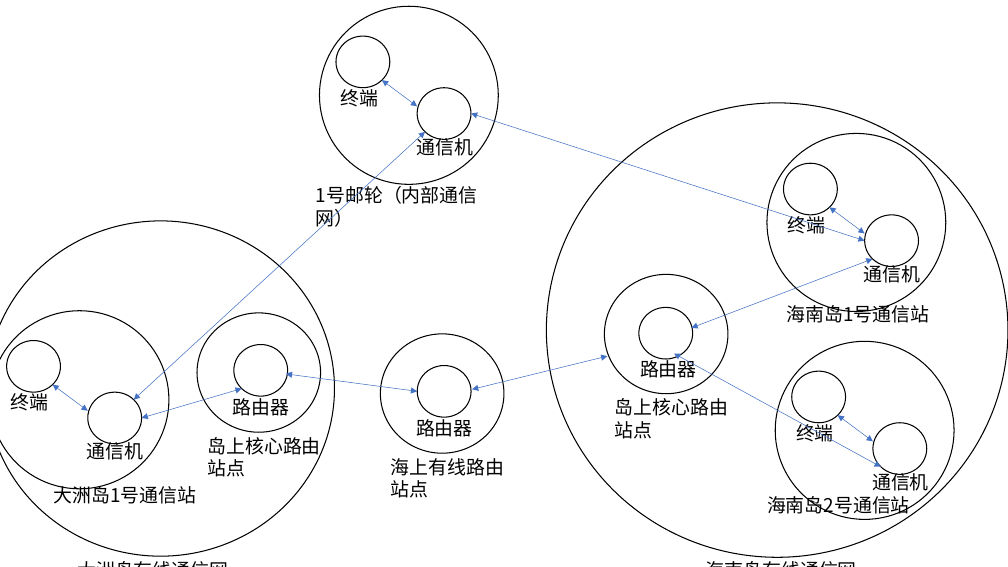
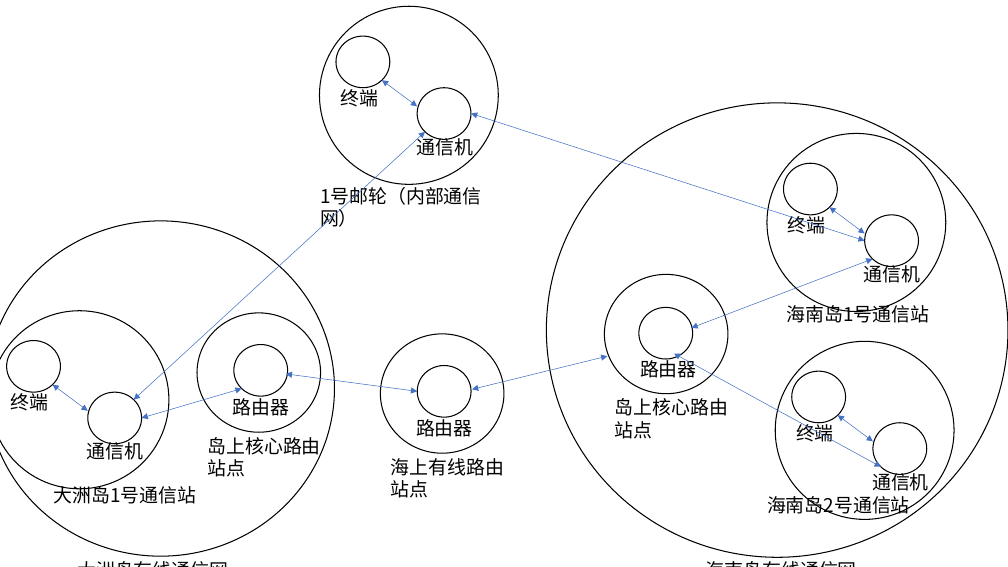
Before and after one commit to lzq1804702851/tuoputu_demo2, a slide deck: slide 1 of demo示意图.pptx. Drawn at 1008x567 pixels with LibreOffice and Linux fonts; fonts in the diff are those of the drawing. Boxes give left, top, right and bottom in pixels: in the first picture for what was removed or moved away, otherwise in the second. Text is boxed around its words. In the diff, an @@ line names an element or a change of style, - is before the commit and + after.

```diff
--- a/demo示意图.pptx
+++ b/demo示意图.pptx
@@ text "1号邮轮（内部通信网）": place and size @@
-text "1号邮轮（内部通信网）" at (316,183,478,231)
+text "1号邮轮（内部通信网）" at (320,183,482,229)
```
Also in this commit, not shown: 5 other files.
